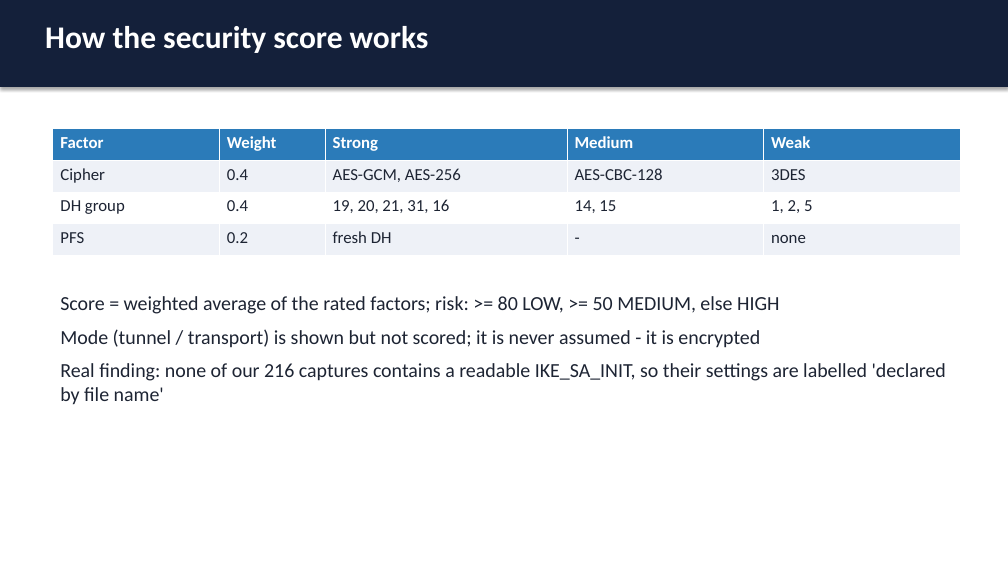
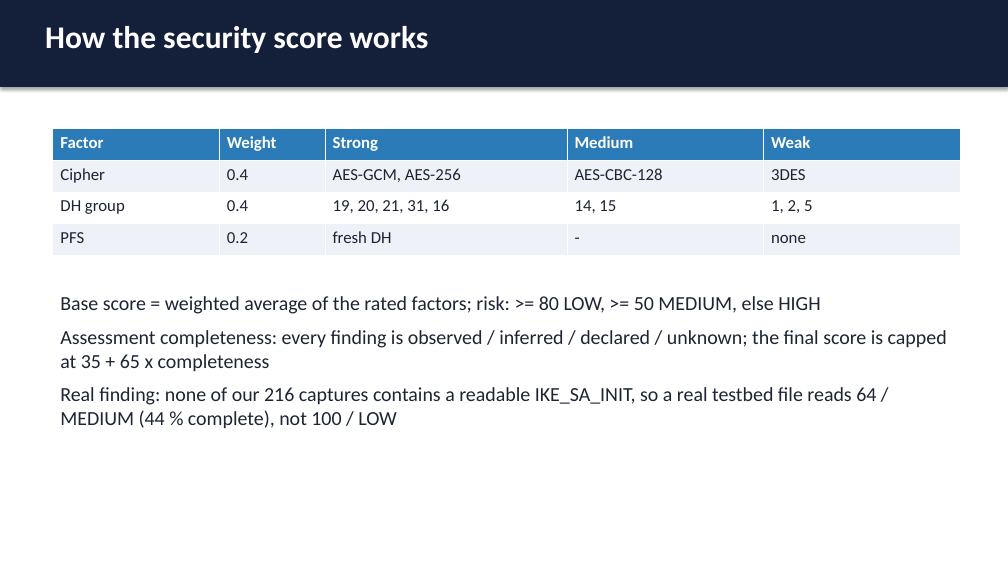
Before and after one commit to ashwin02-cyber/SIH_2026, a slide deck: slide 5 of docs/IPsec_VPN_Analyzer_Deck.pptx. Drawn at 1008x567 pixels with LibreOffice and Linux fonts; fonts in the diff are those of the drawing. Boxes give left, top, right and bottom in pixels: in the first picture for what was removed or moved away, otherwise in the second. Text is boxed around its words. In the diff, an @@ line names an element or a change of style, - is before the commit and + after.

```diff
--- a/docs/IPsec_VPN_Analyzer_Deck.pptx
+++ b/docs/IPsec_VPN_Analyzer_Deck.pptx
@@ text at (x1=60, y1=296, x2=947, y2=429): text changed @@
-Score = weighted average of the rated factors; risk: >= 80 LOW, >= 50 MEDIUM, else HIGH
-Mode (tunnel / transport) is shown but not scored; it is never assumed - it is encrypted
-Real finding: none of our 216 captures contains a readable IKE_SA_INIT, so their settings are labelled 'declared by file name'
+Base score = weighted average of the rated factors; risk: >= 80 LOW, >= 50 MEDIUM, else HIGH
+Assessment completeness: every finding is observed / inferred / declared / unknown; the final score is capped at 35 + 65 x completeness
+Real finding: none of our 216 captures contains a readable IKE_SA_INIT, so a real testbed file reads 64 / MEDIUM (44 % complete), not 100 / LOW
```
Also in this commit, not shown: 3 other slides changed, 2 slides added, 25 other files.
